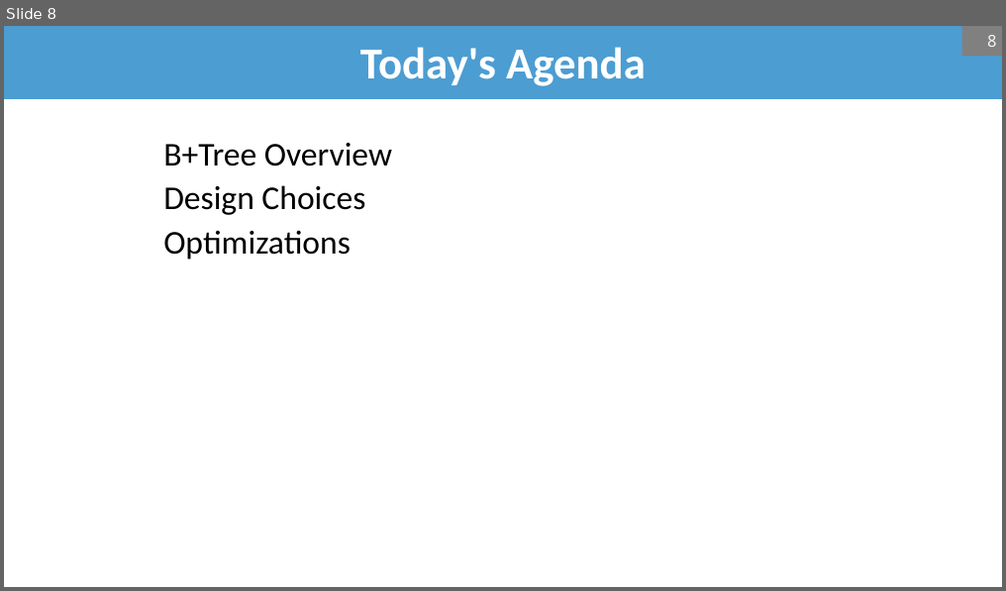
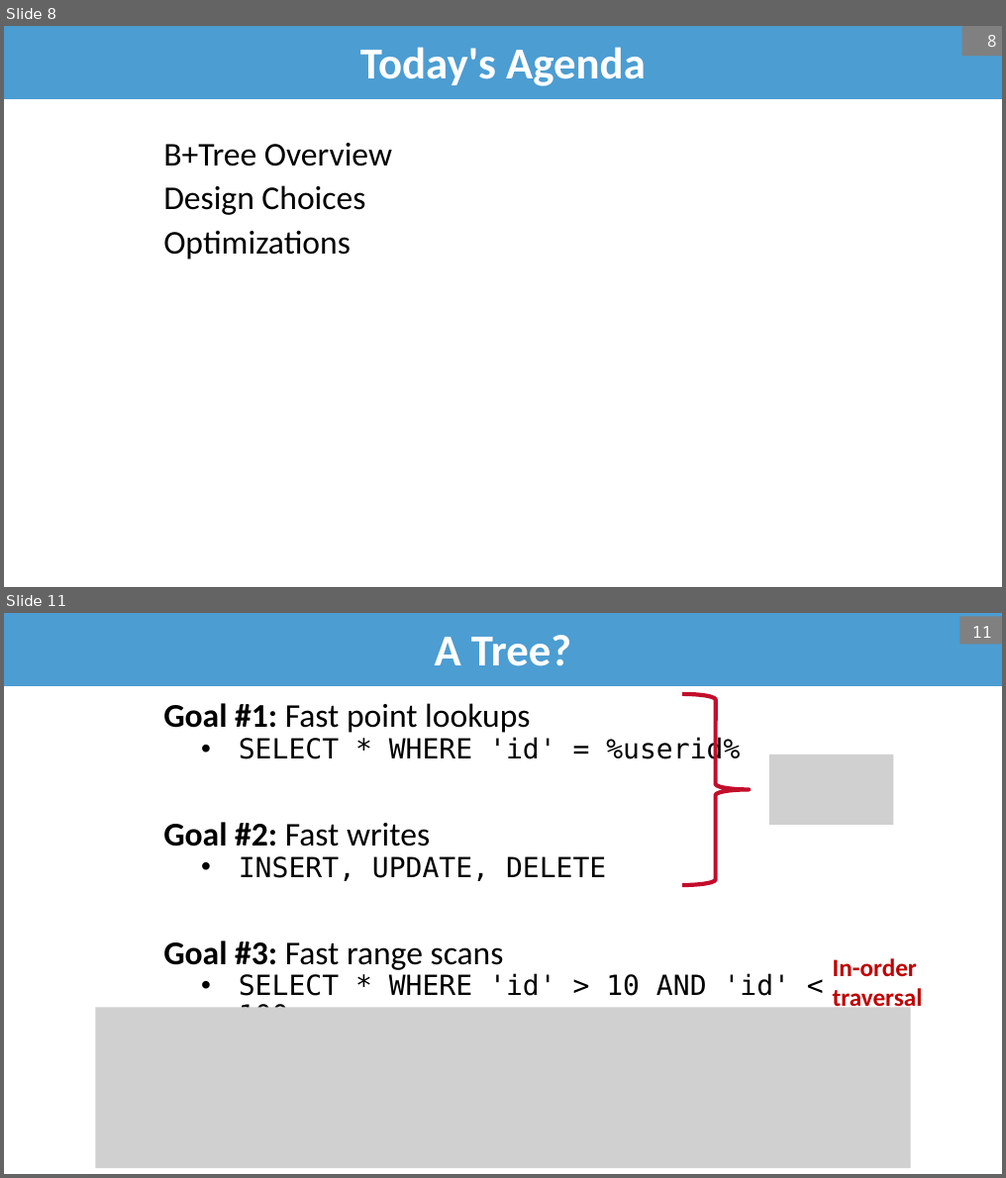
Before and after one commit to bsb20/bsb20.github.io, a slide deck: docs/421_f26/lectures/L7.pptx. Shown one above the other, each under a label of ours: slide 8 before the commit, slides 8 and 11 after it; the slides between them are not shown. The pictures are 1006x591 and 1006x1178 pixels, drawn with LibreOffice and Linux fonts; fonts in the diff are those of the drawing; grey boxes stand for pictures; background and template pictures are left out. Boxes give left, top, right and bottom in pixels: in the first picture for what was removed or moved away, otherwise in the second. Text is boxed around its words. In the diff, an @@ line names an element or a change of style, - is before the commit and + after.

Commit message:
COMP 421: post L7 slides (b plus tree)

```diff
--- a/docs/421_f26/lectures/L7.pptx
+++ b/docs/421_f26/lectures/L7.pptx
@@ slide 11 added at bbox=[4, 613, 1002, 1174], background #FFFFFF @@
@@ title added at bbox=[4, 613, 1002, 686], fill #4C9DD2, 32 pt, text #FFFFFF, bold @@
+A Tree?
@@ page number added at bbox=[960, 616, 1002, 644], fill #808080, 12 pt, text #FFFFFF @@
+11
@@ right brace added at bbox=[682, 694, 749, 885], outline #C40D2C 3 pt @@
@@ text added at bbox=[163, 703, 791, 1008], 20 pt, text #000000 @@
+Goal #1: Fast point lookups
+  • SELECT * WHERE 'id' = %userid%
+Goal #2: Fast writes
+  • INSERT, UPDATE, DELETE
+Goal #3: Fast range scans
+  • SELECT * WHERE 'id' > 10 AND 'id' < 100
@@ picture added at bbox=[769, 755, 894, 826] @@
@@ text added at bbox=[833, 959, 923, 1006], 18 pt, text #C00000, bold @@
+In-order
+traversal
@@ picture added at bbox=[96, 1007, 911, 1168] @@
@@ rectangle added at bbox=[4, 1110, 153, 1174], fill #FFFFFF @@
```
Also in this commit, not shown: 5 slides changed, 5 other slides added, 1 other file.
